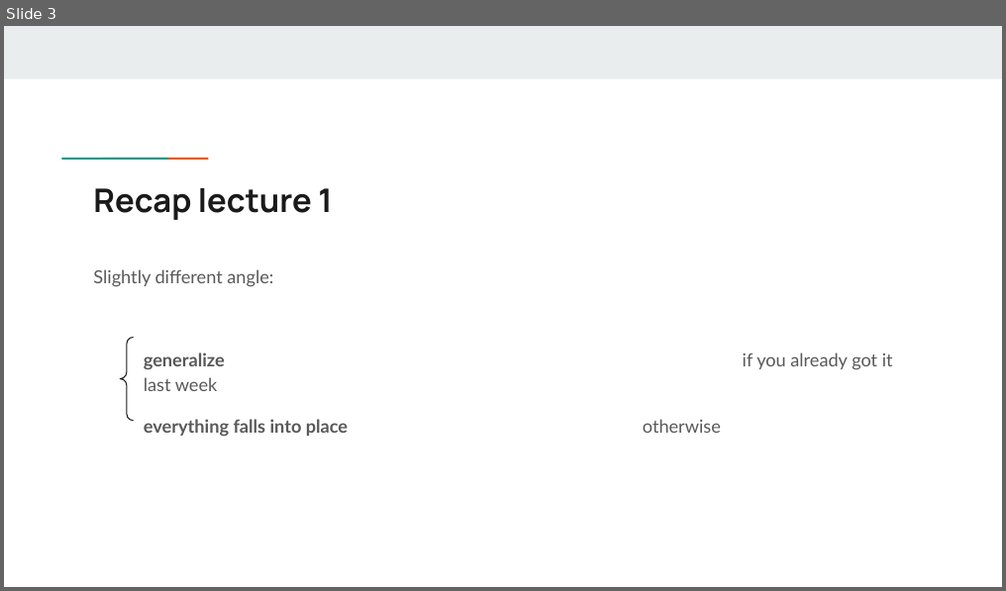
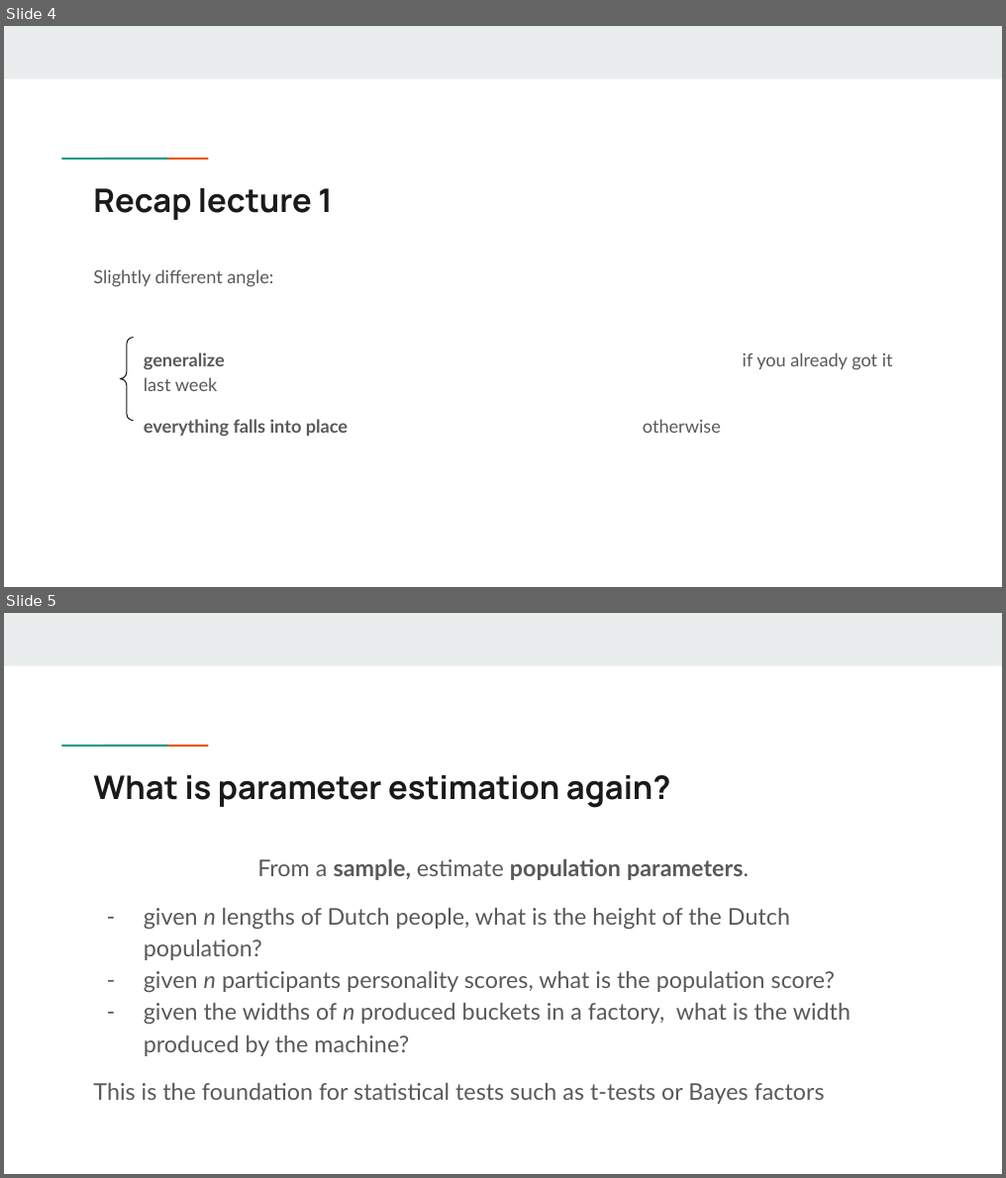
Before and after one commit to rikhuijzer/BayesianAssignment.jl, a slide deck: presentation/Bayesian assignment.pptx. Shown one above the other, each under a label of ours: slide 3 before the commit, slides 4 and 5 after it. The pictures are 1006x591 and 1006x1178 pixels, drawn with LibreOffice and Linux fonts; fonts in the diff are those of the drawing. Boxes give left, top, right and bottom in pixels: in the first picture for what was removed or moved away, otherwise in the second. Text is boxed around its words. In the diff, an @@ line names an element or a change of style, - is before the commit and + after.

```diff
--- a/presentation/Bayesian assignment.pptx
+++ b/presentation/Bayesian assignment.pptx
@@ slide 5 added at [4, 613, 1002, 1174], background #FFFFFF; not listed: 3 template elements that a slide beside it also shows @@
@@ title added at [93, 775, 671, 808], 23.4 pt, text #1A1A1A, bold @@
+What is parameter estimation again?
@@ text added at [93, 859, 850, 1100], 16.6 pt, text #595959 @@
+From a sample, estimate population parameters.
+– given n lengths of Dutch people, what is the height of the Dutch population?
+– given n participants personality scores, what is the population score?
+– given the widths of n produced buckets in a factory, what is the width produced by the machine?
+This is the foundation for statistical tests such as t-tests or Bayes factors
@@ what was slide 3 is now slide 4 @@
```
Also in this commit, not shown: 13 slides changed, 13 other slides added, 4 slides removed.
